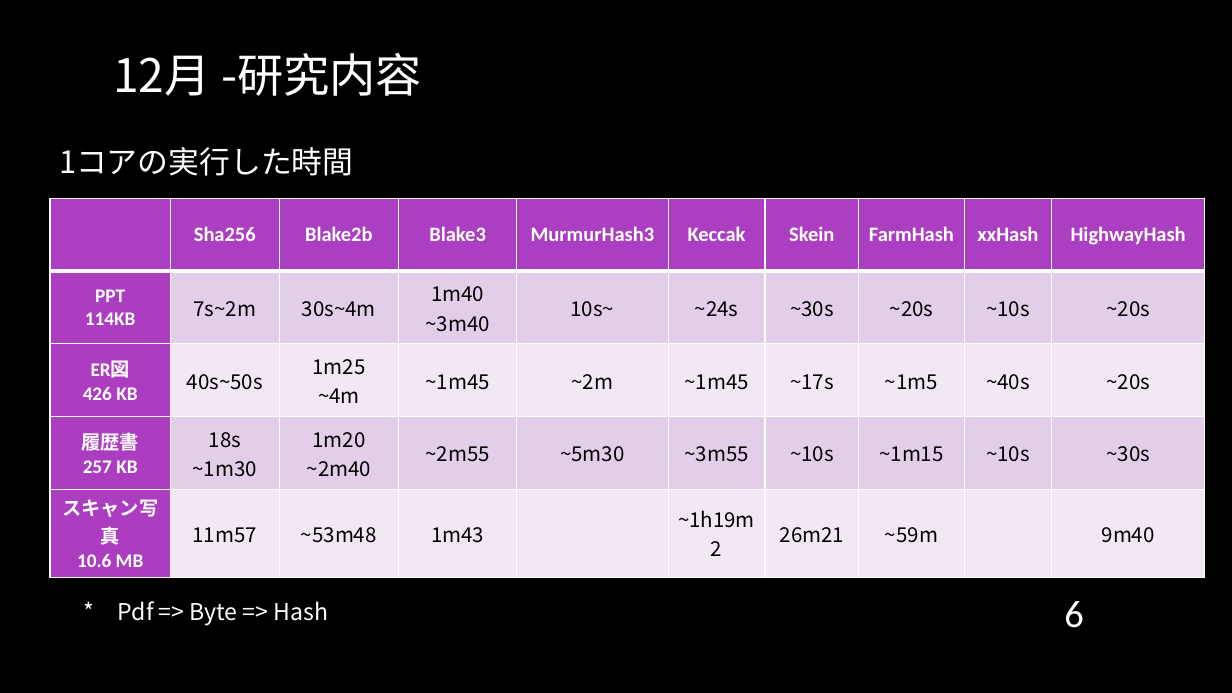
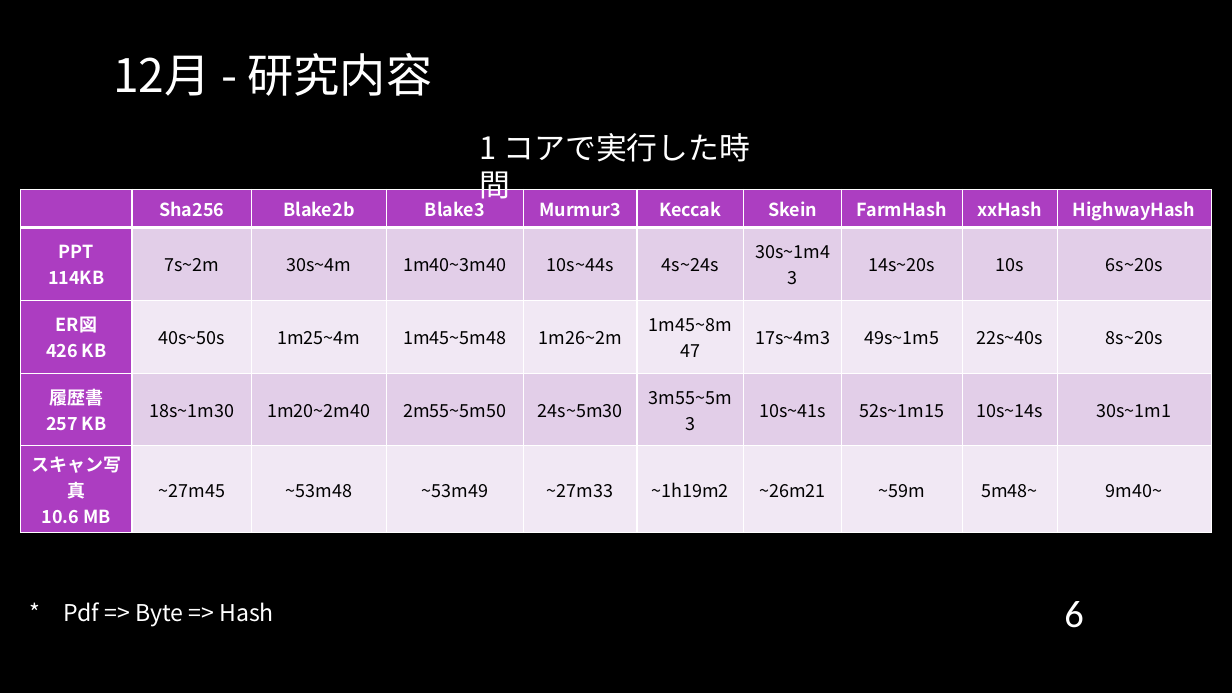
Before and after one commit to cyrusmanosa/Ecc-Year-3, a slide deck: slide 6 of Y3-Sem2/ITゼミ演習II/2024年度_12月報告会_Sk3a04_文家俊.pptx. Drawn at 1232x693 pixels with LibreOffice and Linux fonts; fonts in the diff are those of the drawing; background and template pictures are left out. Boxes give left, top, right and bottom in pixels: in the first picture for what was removed or moved away, otherwise in the second. Text is boxed around its words. In the diff, an @@ line names an element or a change of style, - is before the commit and + after.

```diff
--- a/Y3-Sem2/ITゼミ演習II/2024年度_12月報告会_Sk3a04_文家俊.pptx
+++ b/Y3-Sem2/ITゼミ演習II/2024年度_12月報告会_Sk3a04_文家俊.pptx
@@ text at [113,53,433,96]: spaces changed @@
-12月 -研究内容
+12月 - 研究内容
@@ text at [480,133,750,162]: text changed @@
-1コアの実行した時間
+1 コアで実行した時間
@@ table at [20,189,1212,527] @@
-row 1, column 5: MurmurHash3
+row 1, column 5: Murmur3
-row 2: PPT / 114KB | 7s~2m | 30s~4m | 1m40 ~3m40 | 10s~ | ~24s | ~30s | ~20s | ~10s | ~20s
+row 2: PPT / 114KB | 7s~2m | 30s~4m | 1m40~3m40 | 10s~44s | 4s~24s | 30s~1m43 | 14s~20s | 10s | 6s~20s
-row 3: ER図 / 426 KB | 40s~50s | 1m25 ~4m | ~1m45 | ~2m | ~1m45 | ~17s | ~1m5 | ~40s | ~20s
+row 3: ER図 / 426 KB | 40s~50s | 1m25~4m | 1m45~5m48 | 1m26~2m | 1m45~8m47 | 17s~4m3 | 49s~1m5 | 22s~40s | 8s~20s
-row 4: 履歴書 / 257 KB | 18s ~1m30 | 1m20 ~2m40 | ~2m55 | ~5m30 | ~3m55 | ~10s | ~1m15 | ~10s | ~30s
+row 4: 履歴書 / 257 KB | 18s~1m30 | 1m20~2m40 | 2m55~5m50 | 24s~5m30 | 3m55~5m3 | 10s~41s | 52s~1m15 | 10s~14s | 30s~1m1
-row 5: スキャン写真 / 10.6 MB | 11m57 | ~53m48 | 1m43 |  | ~1h19m2 | 26m21 | ~59m |  | 9m40
+row 5: スキャン写真 / 10.6 MB | ~27m45 | ~53m48 | ~53m49 | ~27m33 | ~1h19m2 | ~26m21 | ~59m | 5m48~ | 9m40~
@@ size 16 to 14 pt in "Sha256", "Blake2b", "Blake3", "Keccak" and 10 more places @@
@@ font Calibri to Noto Sans CJK JP in "Sha256", "Blake2b", "Blake3", "Keccak" and 12 more places @@
@@ size 15 to 14 pt in "PPT", "114KB", "ER図", "426 KB" and 4 more places @@
@@ table: place and size @@
-table at [50,199,1205,571]
+table at [20,189,1212,527]
@@ text "* Pdf => Byte => ...": place and size @@
-text "* Pdf => Byte => ..." at [118,601,328,626]
+text "* Pdf => Byte => ..." at [64,602,274,627]
```
Also in this commit, not shown: 6 other slides changed, 7 other files.
